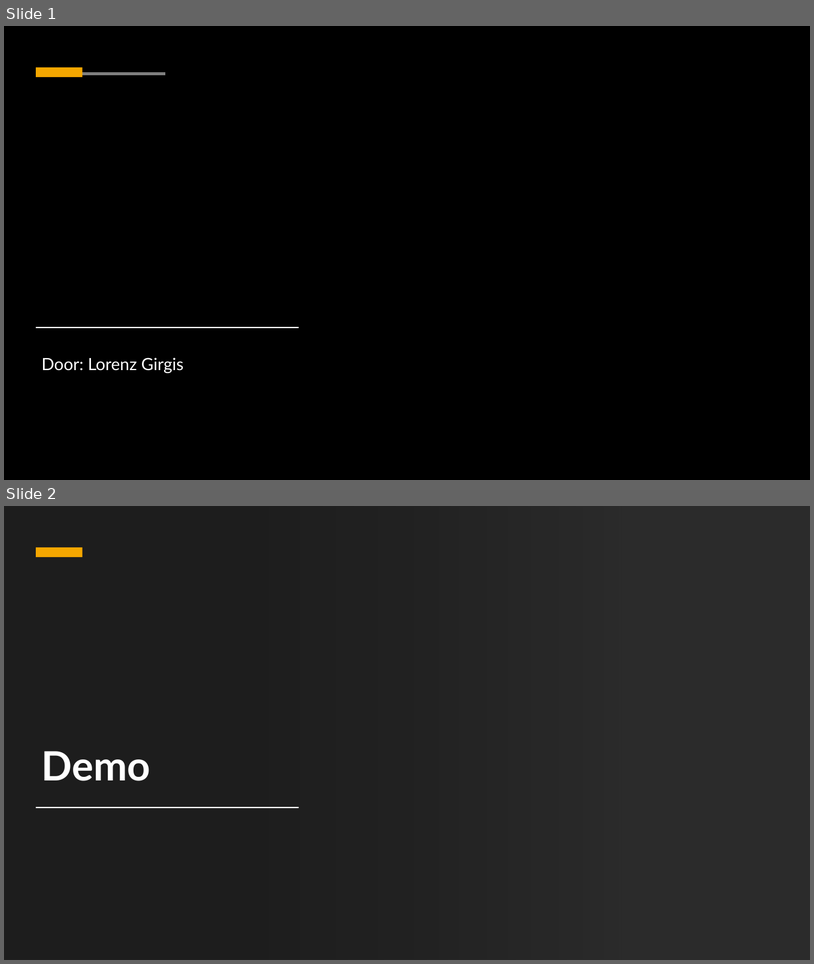
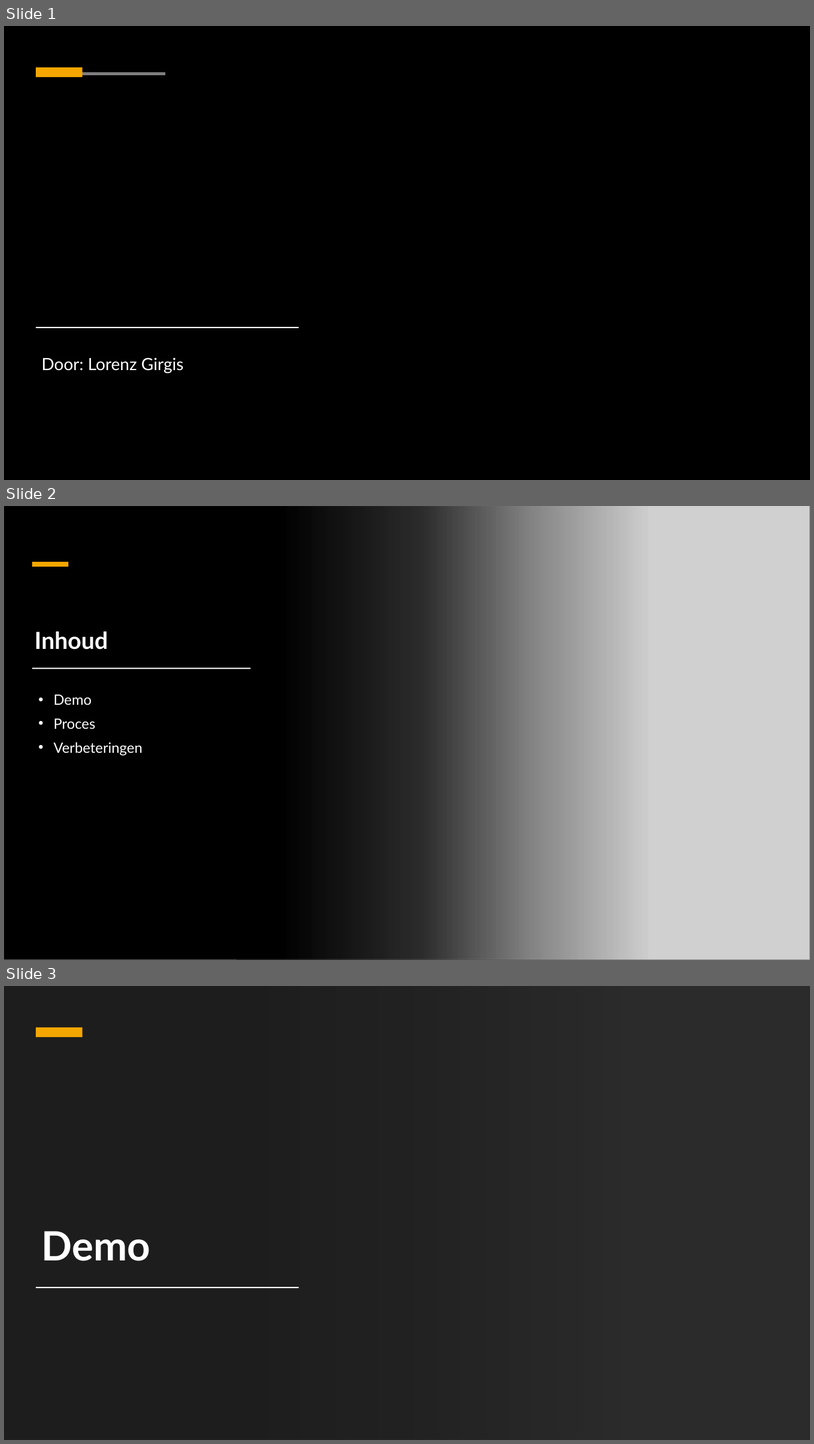
Before and after one commit to LorenzGirgis/Game-Development, a slide deck: Break out.pptx. Shown one above the other, each under a label of ours: slides 1 and 2 before the commit, slides 1, 2 and 3 after it. The pictures are 814x964 and 814x1444 pixels, drawn with LibreOffice and Linux fonts; fonts in the diff are those of the drawing; grey boxes stand for pictures; background and template pictures are left out; a plain dark background stands for a picture behind light text. Boxes give left, top, right and bottom in pixels: in the first picture for what was removed or moved away, otherwise in the second. Text is boxed around its words. In the diff, an @@ line names an element or a change of style, - is before the commit and + after.

```diff
--- a/Break out.pptx
+++ b/Break out.pptx
@@ slide 2 added at [4,506,810,960], background #FFFFFF; not listed: 2 template elements that a slide beside it also shows @@
@@ rectangle added at [4,506,810,960], fill #FFFFFF @@
@@ rectangle added at [4,506,650,960], fill gradient #000000 @@
@@ picture added at [237,506,810,960] @@
@@ rectangle added at [32,562,68,567], fill #F5A700 @@
@@ title added at [35,631,108,649], 28 pt, text #FFFFFF, bold @@
+Inhoud
@@ rectangle added at [32,667,251,669], fill #FFFFFF @@
@@ text added at [54,694,143,756], 17 pt, text #FFFFFF @@
+• Demo
+• Proces
+• Verbeteringen
@@ what was slide 2 is now slide 3 @@
```
Also in this commit, not shown: 1 slide changed, 2 other files.
